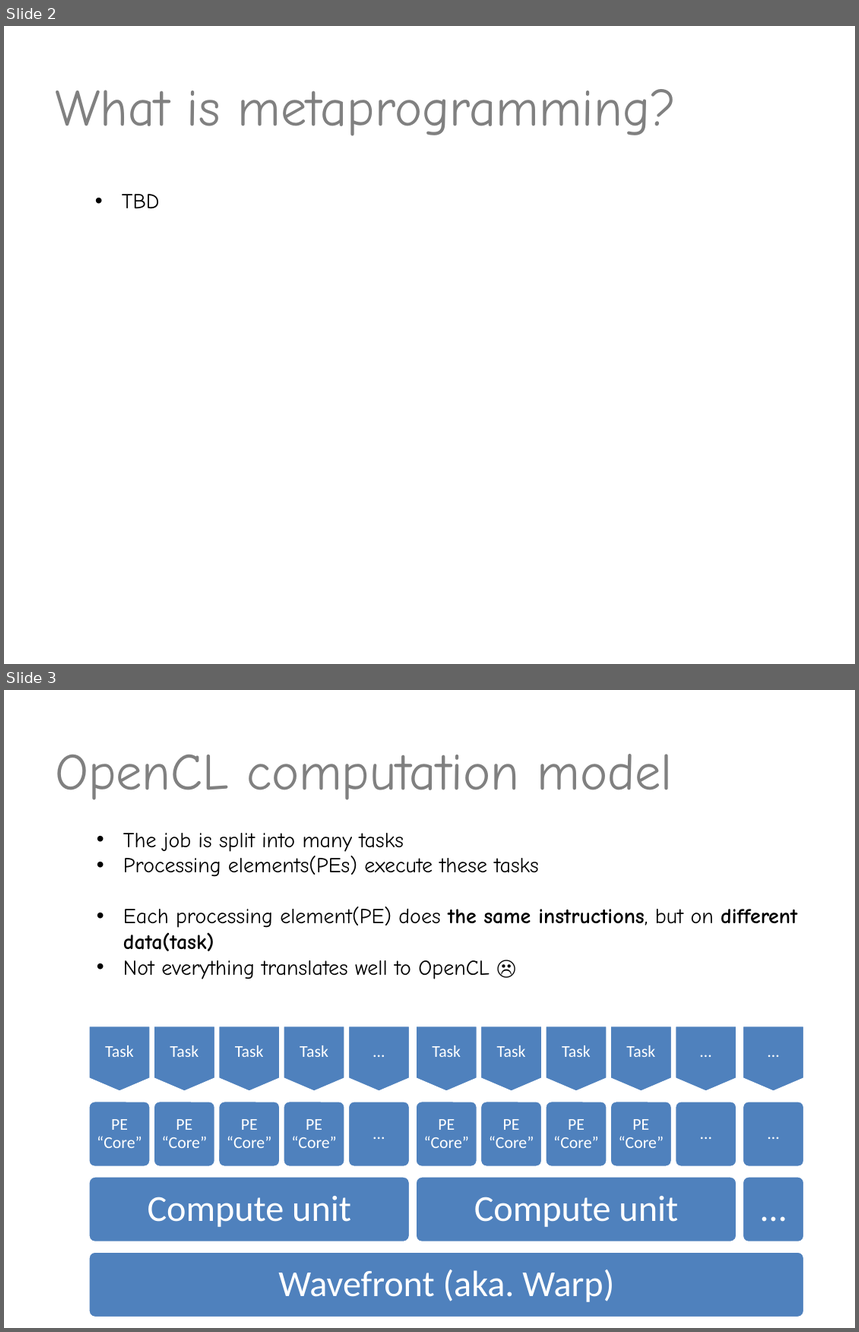
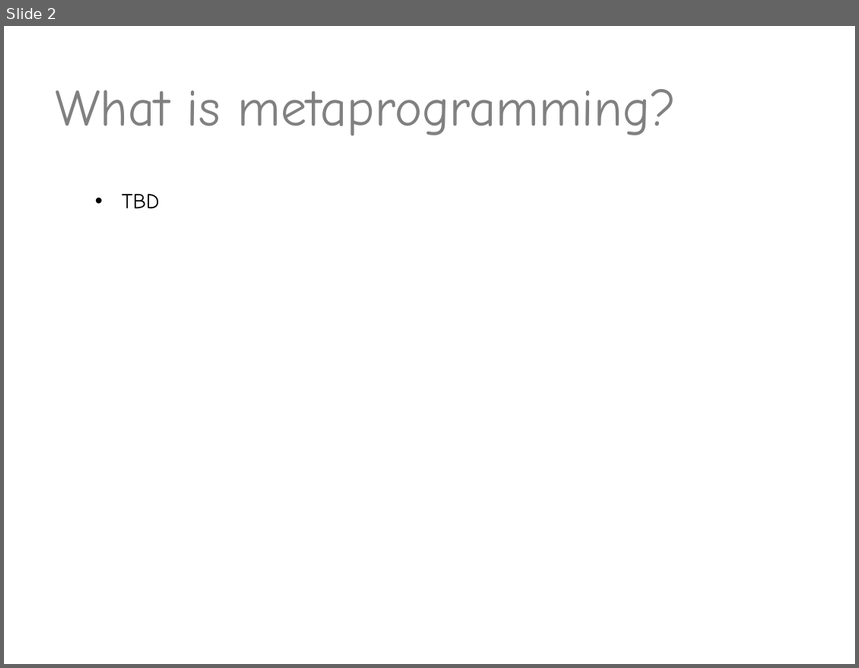
Before and after one commit to valdisxp1/scala-metaprograming-fun, a slide deck: Scala_metaprogramming.pptx. Shown one above the other, each under a label of ours: slides 2 and 3 before the commit, slide 2 after it. The pictures are 859x1332 and 859x668 pixels, drawn with LibreOffice and Linux fonts; fonts in the diff are those of the drawing. Boxes give left, top, right and bottom in pixels: in the first picture for what was removed or moved away, otherwise in the second. Text is boxed around its words. In the diff, an @@ line names an element or a change of style, - is before the commit and + after.

```diff
--- a/Scala_metaprogramming.pptx
+++ b/Scala_metaprogramming.pptx
@@ slide 3 removed at [4, 690, 855, 1328], background #FFFFFF @@
@@ title removed at [55, 754, 672, 800] @@
-OpenCL computation model
@@ text removed at [123, 833, 797, 980] @@
-• The job is split into many tasks
-• Processing elements(PEs) execute these tasks
-• Each processing element(PE) does the same instructions, but on different data(task)
-• Not everything translates well to OpenCL ☹
@@ group removed at [88, 1026, 805, 1319]: 26 texts, 15 rounded rectangles, 11 flow chart offpage connectors @@
-Wavefront (aka. Warp)
-Compute unit
-PE “Core”
-Task
-PE “Core”
-Task
-PE “Core”
-Task
-PE “Core”
-Task
-…
-…
-Compute unit
-PE “Core”
-Task
-PE “Core”
-Task
-PE “Core”
-Task
-PE “Core”
-Task
-…
-…
-…
-…
-…
```
Also in this commit, not shown: 2 slides changed, 1 slide added, 8 other slides removed.
